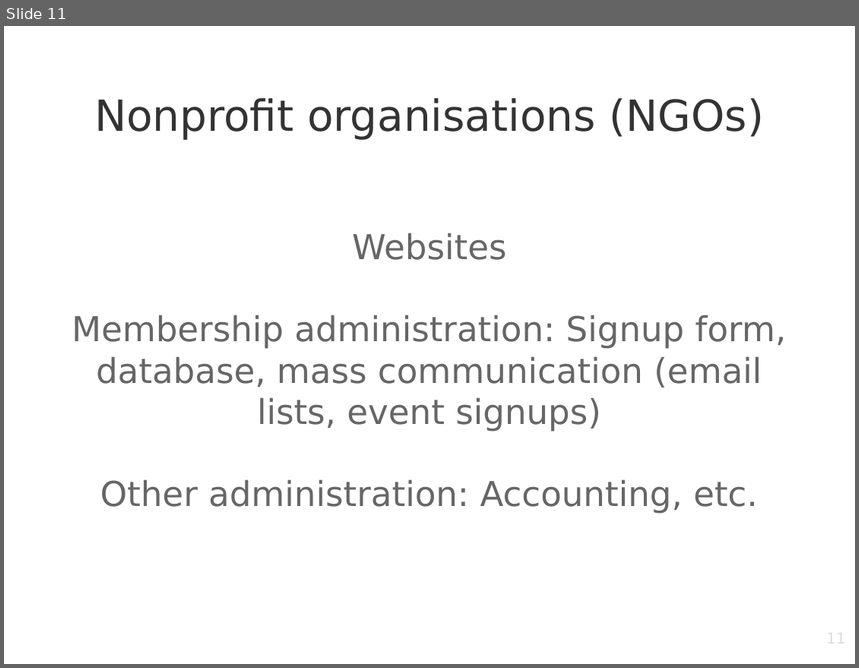
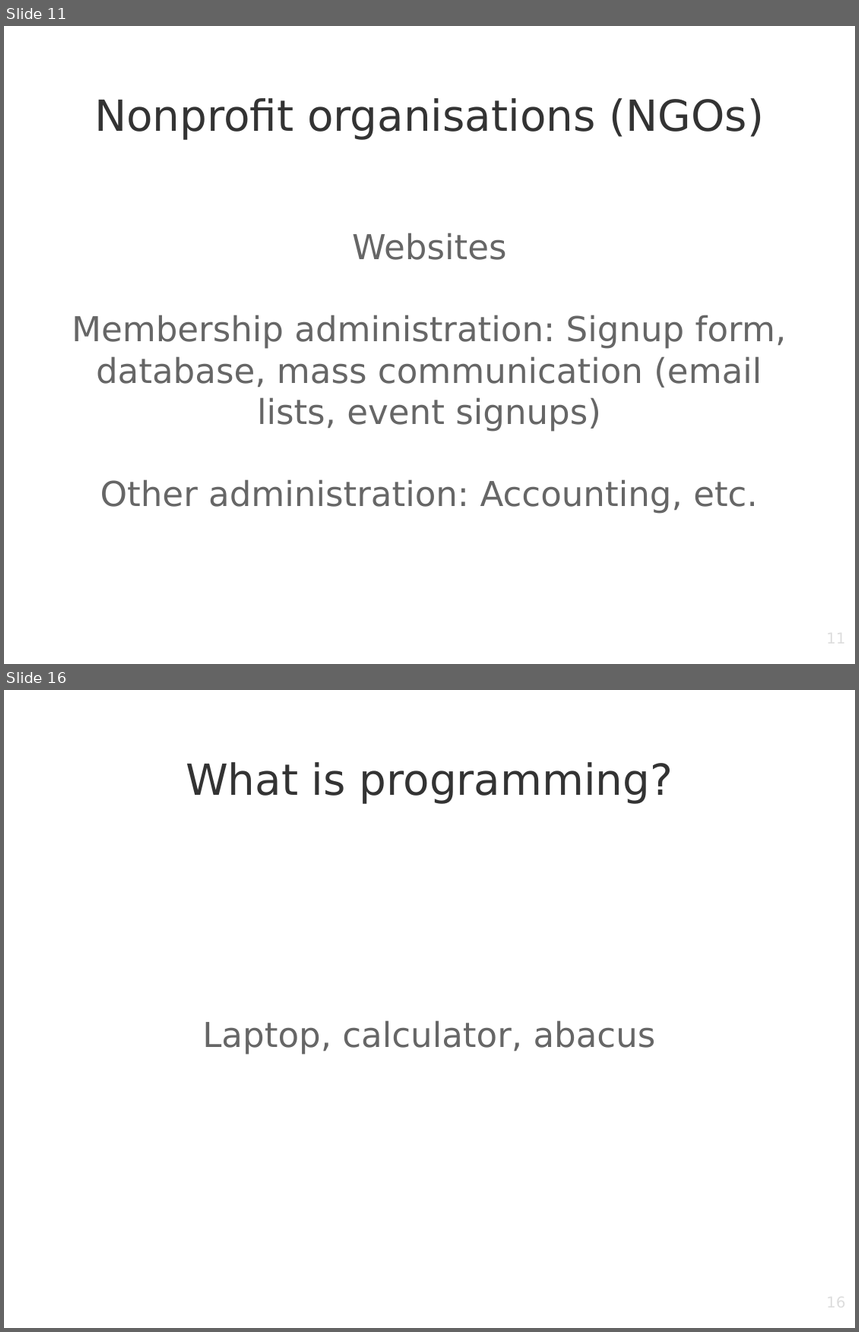
Before and after one commit to digidemlab/hackerspace, a slide deck: presentations/why_programming.odp. Shown one above the other, each under a label of ours: slide 11 before the commit, slides 11 and 16 after it; the slides between them are not shown. The pictures are 859x668 and 859x1332 pixels, drawn with LibreOffice and Linux fonts; fonts in the diff are those of the drawing; background and template pictures are left out. Boxes give left, top, right and bottom in pixels: in the first picture for what was removed or moved away, otherwise in the second. Text is boxed around its words. In the diff, an @@ line names an element or a change of style, - is before the commit and + after.

```diff
--- a/presentations/why_programming.odp
+++ b/presentations/why_programming.odp
@@ slide 16 added at (x1=4, y1=690, x2=855, y2=1328), background picture (left out) @@
@@ title added at (x1=186, y1=762, x2=674, y2=804), 40 pt, text #333333 @@
+What is programming?
@@ subtitle added at (x1=202, y1=1021, x2=656, y2=1055), 32 pt, text #666666 @@
+Laptop, calculator, abacus
@@ page number added at (x1=648, y1=1294, x2=847, y2=1328), 14 pt, text #DDDDDD @@
+16
```
Also in this commit, not shown: 4 other slides added.
